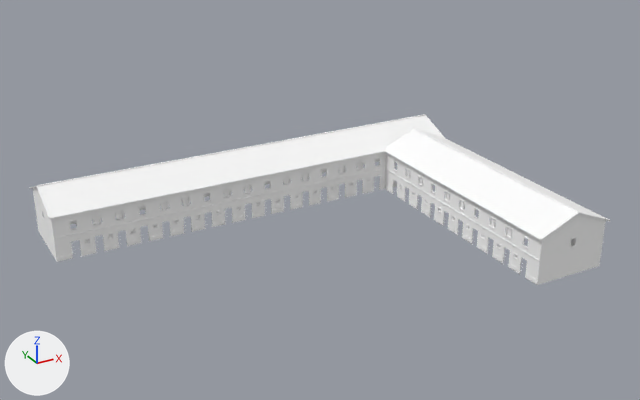
The glTF model games/yorimichi/assets/belmonte/meshes/SM_BM_BE_4_Stables.glb, before and after one commit.
The view is the same before and after, from a 50 mm camera at (-57.4, -106.2, 61.4) aimed at (2.2, 2.1, 7.3). Every picture has the same lights, and +X, +Y and +Z are marked at lower left. The picture after the commit comes second. Vertices at exactly the same position are counted once.

Objects in the first picture: 'SM_BM_BE_4_Stables'.
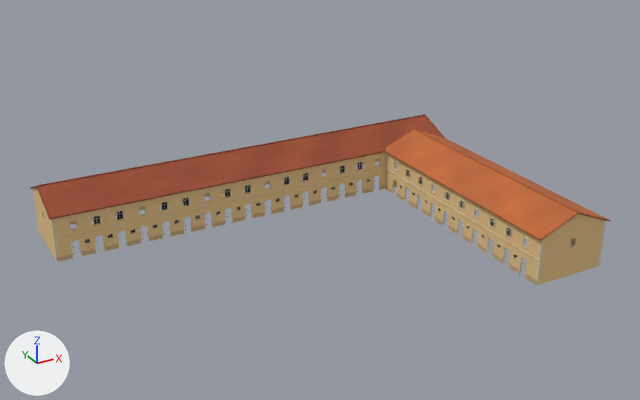
What the commit changed:
me_sm_be_4_stables has 24426 vertices, 36842 faces and spans x -35.4..35.6, y -24.4..28.6, z -0.3..9.9.
me_sm_be_4_stables is used by ob_sm_bm_be_4_stables; location (0.0, 0.0, 0.0).
me_sm_be_4_stables part 1: 36842 faces centred in x -35.4..35.6, y -24.4..28.6, z -0.3..9.9 are repainted in the vertex colours; the middle colour goes from white #ffffff to beige #e6c389.

What differs and where, as boxes [x1, y1, x2, y2] in the pictures (640 x 400 px):
part 1 of me_sm_be_4_stables, recoloured (white to beige): [29, 114, 611, 285] in both
